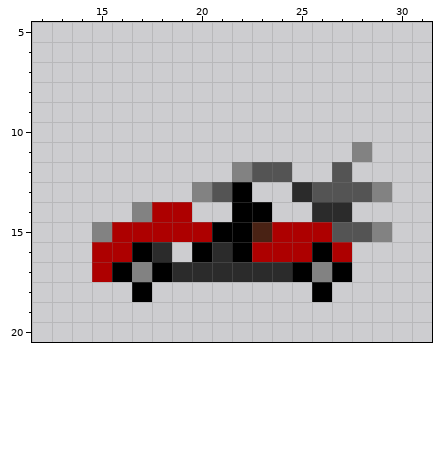
Pixel-art sprite: Images/TileSets/FantasyHex/Units/War Buggy.png. This is how it looked before the edit.
The file is 32x28 pixels. Shown: x 12..31, y 5..20.
New version:
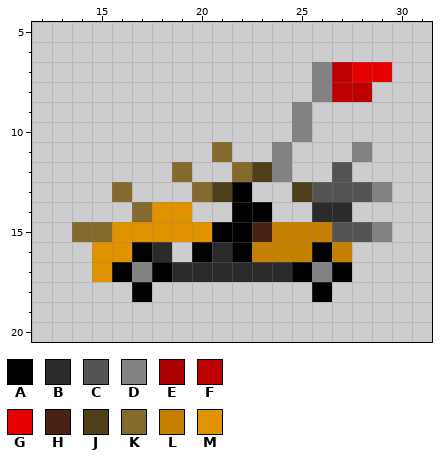
Palette (. is transparent): A #000000  B #2b2b2b  C #545454  D #828282  E #ad0000  F #bd0000  G #e60000  H #492214  J #4f3f1b  K #856a2d  L #c78100  M #e09200
What changed:
@@ x 12..31 @@
  6 ....................
- 7 ....................
- 8 ....................
- 9 ....................
-10 ....................
-11 ................D...
-12 ..........DCC..C....
-13 ........DCA..BCCCD..
-14 .....DEE..AA..BB....
-15 ...DEEEEEAAHEEECCD..
-16 ...EEAB.ABAEEEAE....
-17 ...EADABBBBBBADA....
+ 7 ..............DFGG..
+ 8 ..............DFF...
+ 9 .............D......
+10 .............D......
+11 .........K..D...D...
+12 .......K..KJD..C....
+13 ....K...KJA..JCCCD..
+14 .....KMM..AA..BB....
+15 ..KKMMMMMAAHLLLCCD..
+16 ...MMAB.ABALLLAL....
+17 ...MADABBBBBBADA....
 18 .....A........A.....
Boxes around the changes in both pictures, in picture pixels (x1, y1, x2, y2):
changed: (72, 62, 392, 282)
